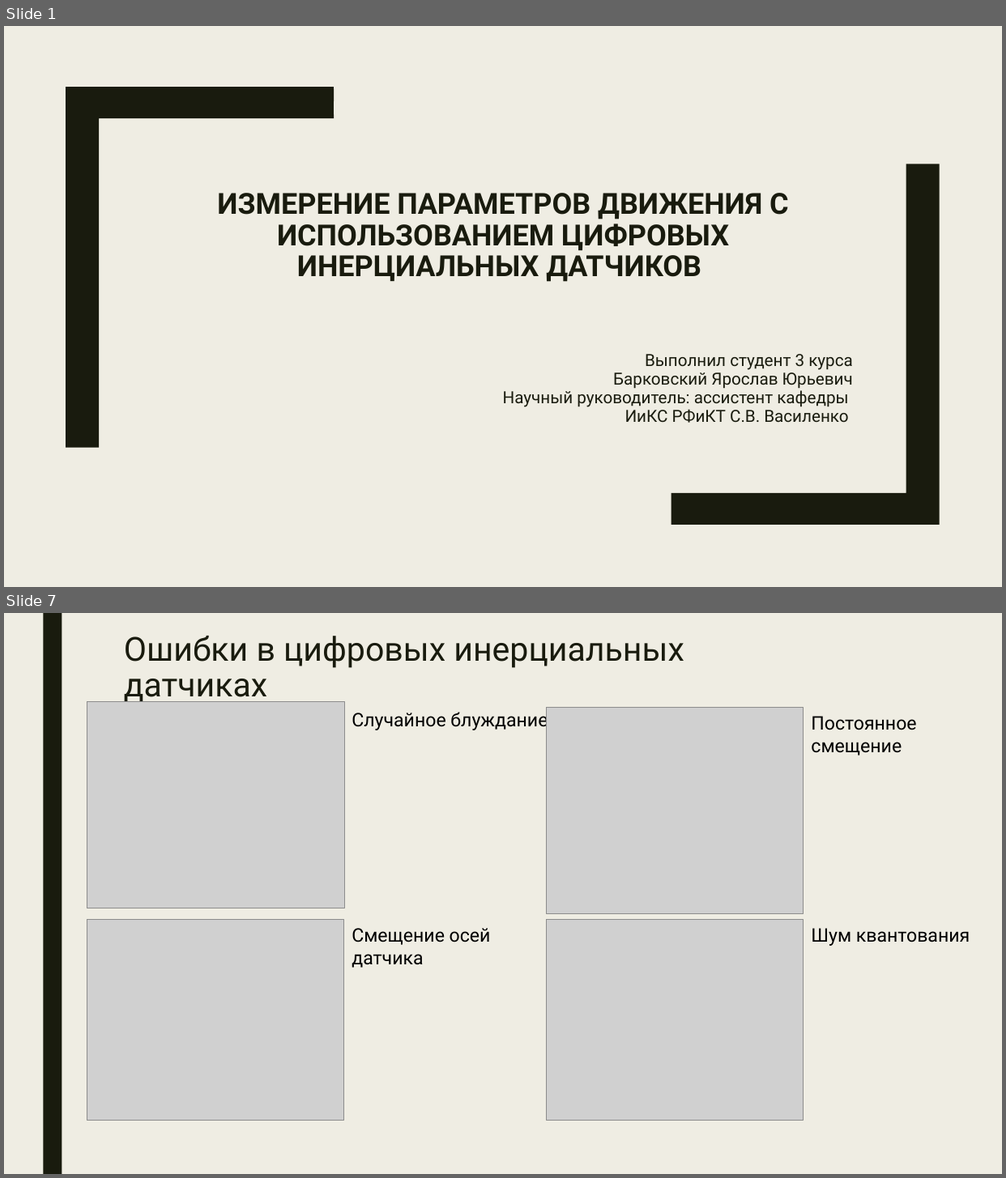
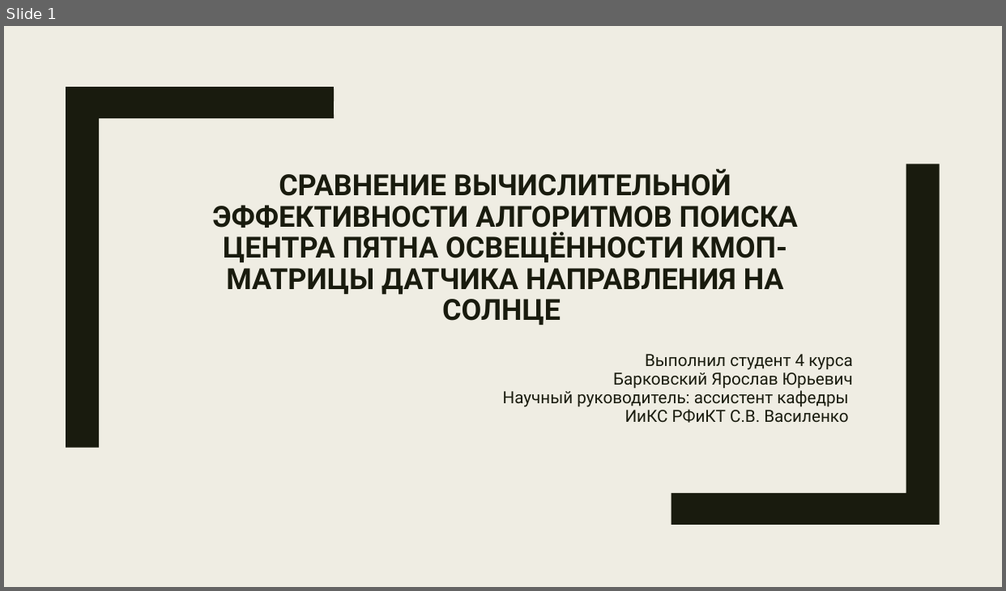
Before and after one commit to BarikQ/course_4, a slide deck: Презентация 5.pptx. Shown one above the other, each under a label of ours: slides 1 and 7 before the commit, slide 1 after it; the slides between them are not shown. The pictures are 1006x1178 and 1006x591 pixels, drawn with LibreOffice and Linux fonts; fonts in the diff are those of the drawing; grey boxes stand for pictures. Boxes give left, top, right and bottom in pixels: in the first picture for what was removed or moved away, otherwise in the second. Text is boxed around its words. In the diff, an @@ line names an element or a change of style, - is before the commit and + after.

```diff
--- a/Презентация 5.pptx
+++ b/Презентация 5.pptx
@@ slide 7 removed at bbox=[4, 613, 1002, 1174], background #EFEDE3 @@
@@ rectangle removed at bbox=[43, 613, 62, 1174] @@
@@ title removed at bbox=[124, 636, 684, 702] @@
-Ошибки в цифровых инерциальных датчиках
@@ picture removed at bbox=[87, 701, 345, 908] @@
@@ picture removed at bbox=[547, 707, 803, 914] @@
@@ text removed at bbox=[351, 710, 548, 731] @@
-Случайное блуждание
@@ text removed at bbox=[811, 716, 916, 756] @@
-Постоянное
-смещение
@@ picture removed at bbox=[87, 920, 344, 1121] @@
@@ text removed at bbox=[351, 928, 491, 968] @@
-Смещение осей
-датчика
@@ picture removed at bbox=[547, 920, 803, 1121] @@
@@ text removed at bbox=[811, 928, 970, 946] @@
-Шум квантования
@@ slide 1 changed as well @@
@@ title at bbox=[212, 169, 798, 325]: text changed @@
-ИЗМЕРЕНИЕ ПАРАМЕТРОВ ДВИЖЕНИЯ С ИСПОЛЬЗОВАНИЕМ ЦИФРОВЫХ ИНЕРЦИАЛЬНЫХ ДАТЧИКОВ
+СРАВНЕНИЕ ВЫЧИСЛИТЕЛЬНОЙ ЭФФЕКТИВНОСТИ АЛГОРИТМОВ ПОИСКА ЦЕНТРА ПЯТНА ОСВЕЩЁННОСТИ КМОП-МАТРИЦЫ ДАТЧИКА НАПРАВЛЕНИЯ НА СОЛНЦЕ
@@ subtitle at bbox=[645, 354, 852, 370]: text changed @@
-Выполнил студент 3 курса
+Выполнил студент 4 курса
```
Also in this commit, not shown: 2 other slides changed, 13 slides added, 7 other slides removed, 1 other file.
